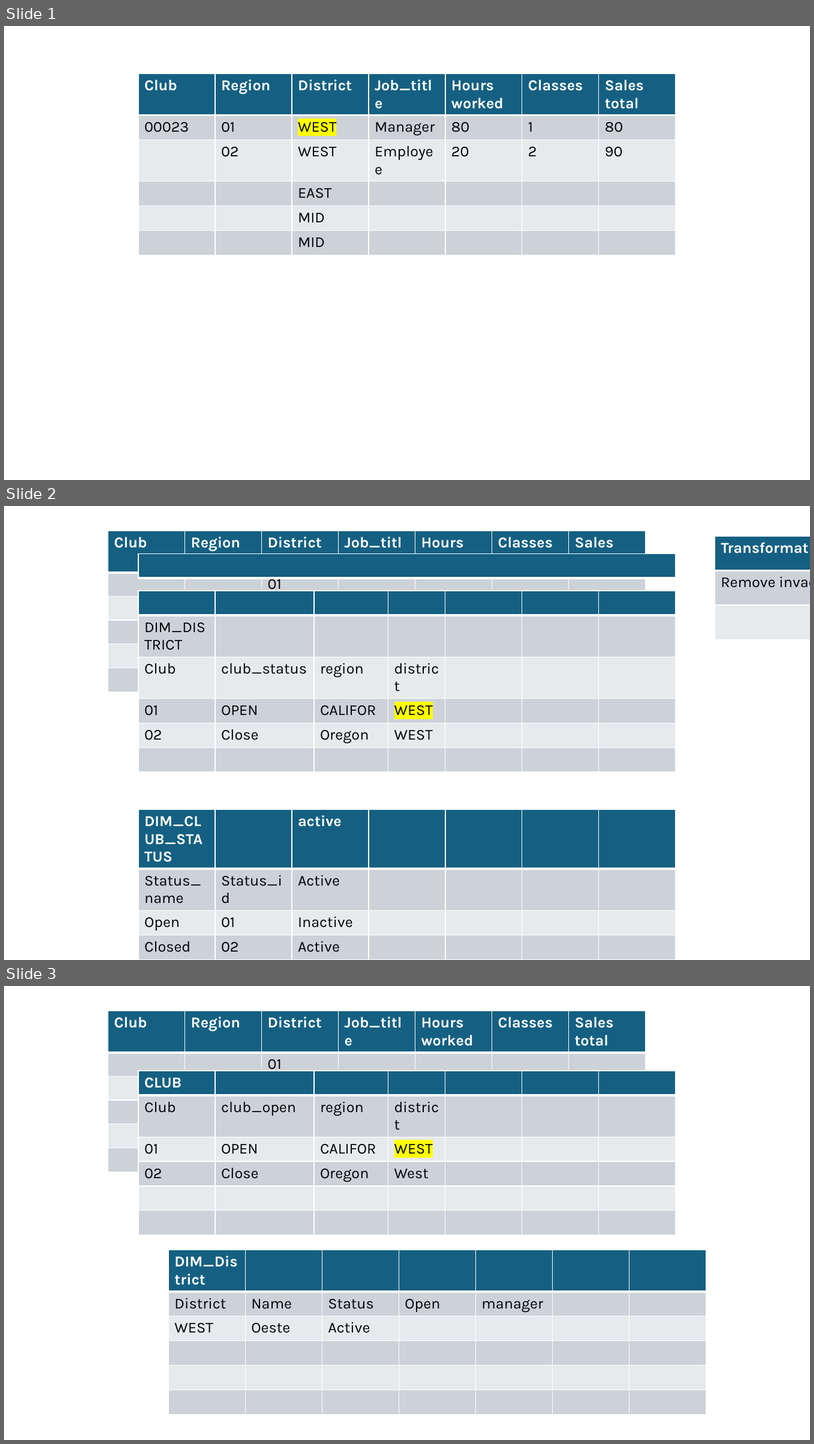
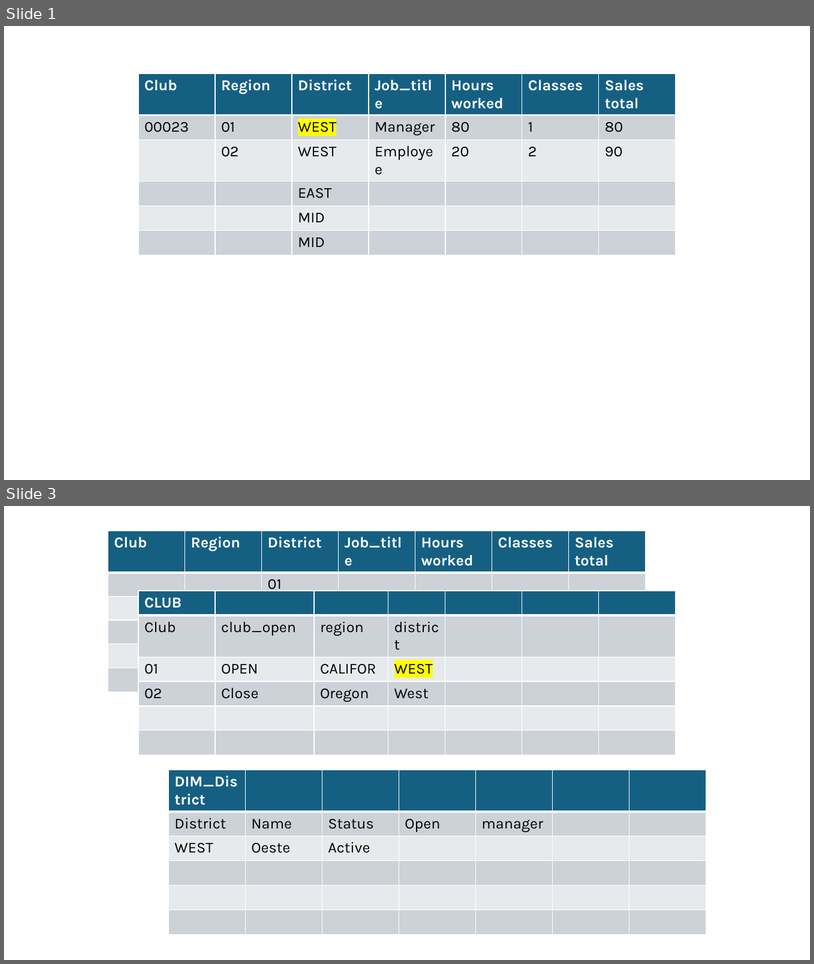
Before and after one commit to raul-fernando-mendoza/datamesh, a slide deck: datamesh-webapp/design.pptx. Shown one above the other, each under a label of ours: slides 1, 2 and 3 before the commit, slides 1 and 3 after it; the slides between them are not shown. The pictures are 814x1444 and 814x964 pixels, drawn with LibreOffice and Linux fonts; fonts in the diff are those of the drawing. Boxes give left, top, right and bottom in pixels: in the first picture for what was removed or moved away, otherwise in the second. Text is boxed around its words. In the diff, an @@ line names an element or a change of style, - is before the commit and + after.

```diff
--- a/datamesh-webapp/design.pptx
+++ b/datamesh-webapp/design.pptx
@@ slide 2 removed at [4,506,810,960], background #FFFFFF @@
@@ table removed at [108,531,646,694], 6 rows, 7 columns @@
-Club | Region | District | Job_title | Hours worked | Classes | Sales total
- |  | 01 |  |  |  | 
- |  |  |  |  |  | 
- |  |  |  |  |  | 
- |  |  |  |  |  | 
- |  |  |  |  |  | 
@@ table removed at [716,536,810,640], 3 rows, 1 columns @@
-Transformations
-Remove invactive
-
@@ table removed at [138,554,676,579], 1 rows, 1 columns @@
-
@@ table removed at [138,591,677,774], 6 rows, 7 columns @@
- |  |  |  |  |  | 
-DIM_DISTRICT |  |  |  |  |  | 
-Club | club_status | region | district |  |  | 
-01 | OPEN | CALIFOR | WEST |  |  | 
-02 | Close | Oregon | WEST |  |  | 
- |  |  |  |  |  | 
@@ table removed at [138,809,676,960], 4 rows, 7 columns @@
-DIM_CLUB_STATUS |  | active |  |  |  | 
-Status_name | Status_id | Active |  |  |  | 
-Open | 01 | Inactive |  |  |  | 
-Closed | 02 | Active |  |  |  | 
```
Also in this commit, not shown: 1 slide added, 2 other files.
